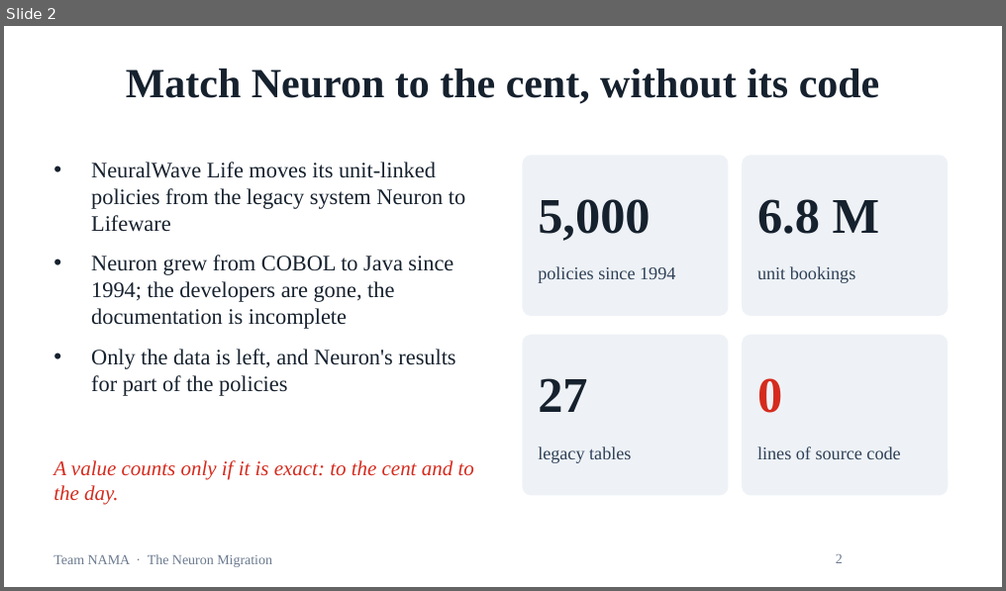
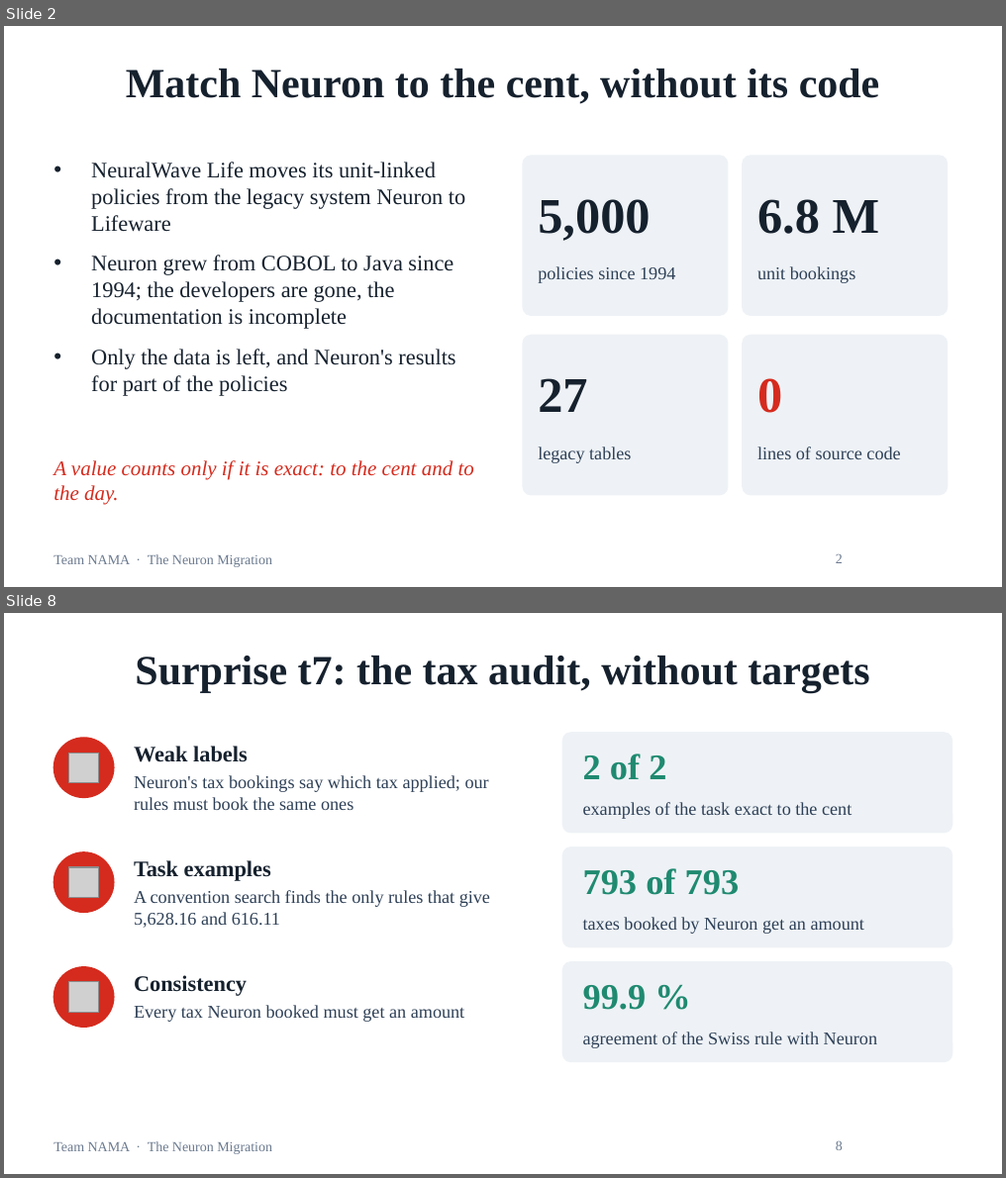
Before and after one commit to mj-amin-ece/Lifeware-Challenge, a slide deck: presentation/NAMA_Neuron_Migration.pptx. Shown one above the other, each under a label of ours: slide 2 before the commit, slides 2 and 8 after it; the slides between them are not shown. The pictures are 1006x591 and 1006x1178 pixels, drawn with LibreOffice and Linux fonts; fonts in the diff are those of the drawing; grey boxes stand for pictures; background and template pictures are left out. Boxes give left, top, right and bottom in pixels: in the first picture for what was removed or moved away, otherwise in the second. Text is boxed around its words. In the diff, an @@ line names an element or a change of style, - is before the commit and + after.

```diff
--- a/presentation/NAMA_Neuron_Migration.pptx
+++ b/presentation/NAMA_Neuron_Migration.pptx
@@ slide 8 added at (4,613,1002,1174), background #FFFFFF; not listed: 1 template element that a slide beside it also shows @@
@@ title added at (135,656,869,692), 30 pt, text #16212E, bold @@
+Surprise t7: the tax audit, without targets
@@ ellipse added at (54,738,114,797), fill #D52B1E, outline #D52B1E 1 pt @@
@@ picture added at (69,753,99,782) @@
@@ text added at (134,746,248,762), 16 pt, text #16212E, bold @@
+Weak labels
@@ rounded rectangle added at (562,733,952,833), fill #EEF2F6, outline #EEF2F6 1 pt @@
@@ text added at (583,754,666,780), 26 pt, text #1F8A70, bold @@
+2 of 2
@@ text added at (134,775,489,810), 13 pt, text #2E4057 @@
+Neuron's tax bookings say which tax applied; our rules must book the same ones
@@ text added at (583,802,851,819), 13 pt, text #2E4057 @@
+examples of the task exact to the cent
@@ rounded rectangle added at (562,848,952,948), fill #EEF2F6, outline #EEF2F6 1 pt @@
@@ ellipse added at (54,853,114,912), fill #D52B1E, outline #D52B1E 1 pt @@
@@ picture added at (69,867,99,897) @@
@@ text added at (134,861,271,881), 16 pt, text #16212E, bold @@
+Task examples
@@ text added at (583,868,740,895), 26 pt, text #1F8A70, bold @@
+793 of 793
@@ text added at (134,890,490,928), 13 pt, text #2E4057 @@
+A convention search finds the only rules that give 5,628.16 and 616.11
@@ text added at (583,917,864,934), 13 pt, text #2E4057 @@
+taxes booked by Neuron get an amount
@@ ellipse added at (54,967,114,1027), fill #D52B1E, outline #D52B1E 1 pt @@
@@ rounded rectangle added at (562,962,952,1062), fill #EEF2F6, outline #EEF2F6 1 pt @@
@@ picture added at (69,982,99,1012) @@
@@ text added at (134,975,247,996), 16 pt, text #16212E, bold @@
+Consistency
@@ text added at (583,985,647,1010), 26 pt, text #1F8A70, bold @@
+99.9 %
@@ text added at (134,1005,464,1022), 13 pt, text #2E4057 @@
+Every tax Neuron booked must get an amount
@@ text added at (583,1032,878,1049), 13 pt, text #2E4057 @@
+agreement of the Swiss rule with Neuron
@@ page number added at (836,1142,843,1151), 10 pt, text #6B7A8F @@
+8
```
Also in this commit, not shown: 4 slides changed, 1 other slide added, 1 slide removed, 7 other files.
